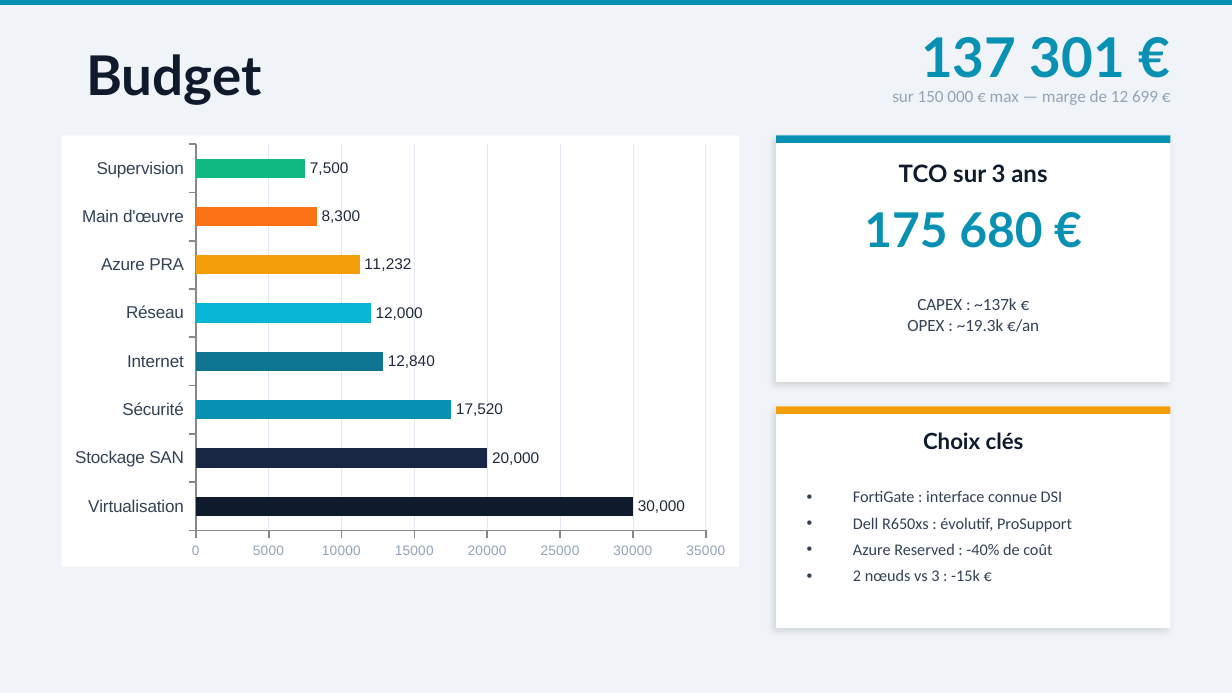
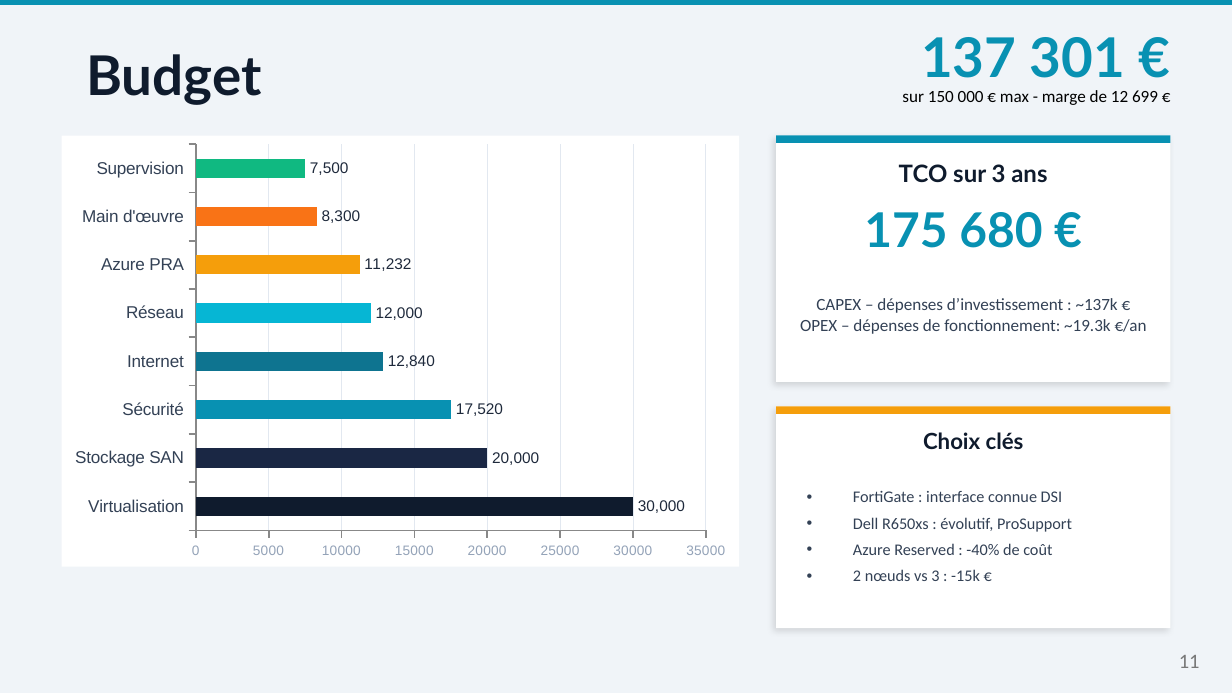
Before and after one commit to AnythingLegalConsidered/MSPR-NordTransit, a slide deck: slide 11 of docs/05-soutenance/MSPR_NordTransit_Presentation.pptx. Drawn at 1232x693 pixels with LibreOffice and Linux fonts; fonts in the diff are those of the drawing. Boxes give left, top, right and bottom in pixels: in the first picture for what was removed or moved away, otherwise in the second. Text is boxed around its words. In the diff, an @@ line names an element or a change of style, - is before the commit and + after.

```diff
--- a/docs/05-soutenance/MSPR_NordTransit_Presentation.pptx
+++ b/docs/05-soutenance/MSPR_NordTransit_Presentation.pptx
@@ text at bbox=[902, 90, 1158, 105]: text changed; text colour #94A3B8 to #000000 @@
-sur 150 000 € max — marge de 12 699 €
+sur 150 000 € max - marge de 12 699 €
@@ text at bbox=[800, 298, 1147, 334]: text changed @@
-CAPEX : ~137k €
-OPEX : ~19.3k €/an
+CAPEX – dépenses d’investissement : ~137k €
+OPEX – dépenses de fonctionnement: ~19.3k €/an
@@ page number added at bbox=[1179, 655, 1200, 668], 12 pt, text #797979 @@
+11
```
Also in this commit, not shown: 11 other slides changed, 16 other files.
